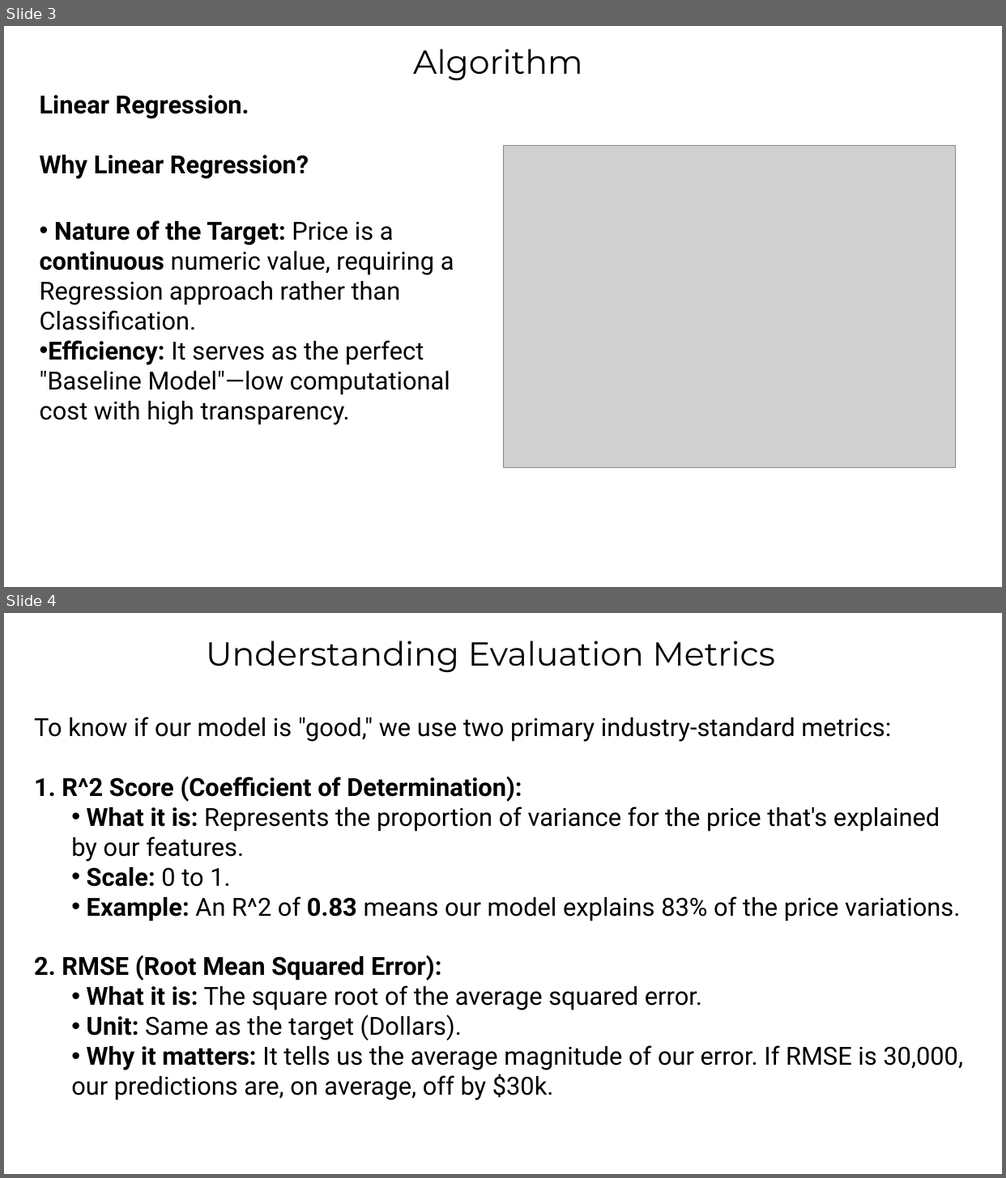
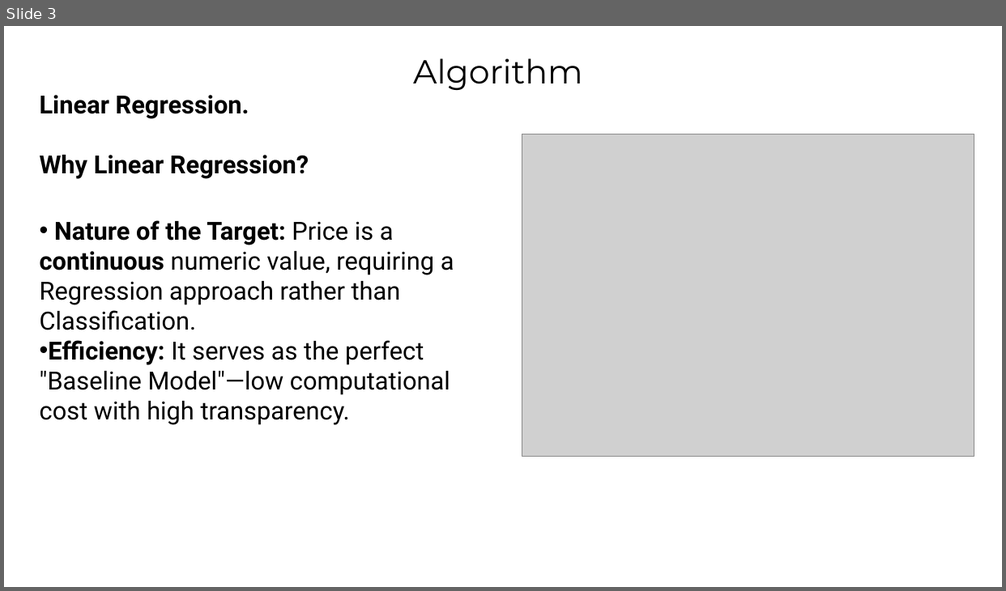
Before and after one commit to RealHaroon/Artificial-Intelligence-Labs, a slide deck: House Price Predictor/House Price Predictor.pptx. Shown one above the other, each under a label of ours: slides 3 and 4 before the commit, slide 3 after it. The pictures are 1006x1178 and 1006x591 pixels, drawn with LibreOffice and Linux fonts; fonts in the diff are those of the drawing; grey boxes stand for pictures; background and template pictures are left out. Boxes give left, top, right and bottom in pixels: in the first picture for what was removed or moved away, otherwise in the second. Text is boxed around its words. In the diff, an @@ line names an element or a change of style, - is before the commit and + after.

```diff
--- a/House Price Predictor/House Price Predictor.pptx
+++ b/House Price Predictor/House Price Predictor.pptx
@@ slide 4 removed at bbox=[4, 613, 1002, 1174], background #FFFFFF @@
@@ text removed at bbox=[206, 641, 775, 672] @@
-Understanding Evaluation Metrics
@@ text removed at bbox=[34, 717, 963, 1101] @@
-To know if our model is "good," we use two primary industry-standard metrics:
-1. R^2 Score (Coefficient of Determination):
-  • What it is: Represents the proportion of variance for the price that's explained by our features.
-  • Scale: 0 to 1.
-  • Example: An R^2 of 0.83 means our model explains 83% of the price variations.
-2. RMSE (Root Mean Squared Error):
-  • What it is: The square root of the average squared error.
-  • Unit: Same as the target (Dollars).
-  • Why it matters: It tells us the average magnitude of our error. If RMSE is 30,000, our predictions are, on average, off by $30k.
@@ slide 3 changed as well @@
@@ text "Algorithm": place and size @@
-text "Algorithm" at bbox=[413, 49, 583, 80]
+text "Algorithm" at bbox=[413, 58, 583, 90]
@@ picture: place and size @@
-picture at bbox=[503, 146, 957, 467]
+picture at bbox=[522, 135, 975, 456]
```
Also in this commit, not shown: 2 other slides changed, 5 slides added, 10 other files.
